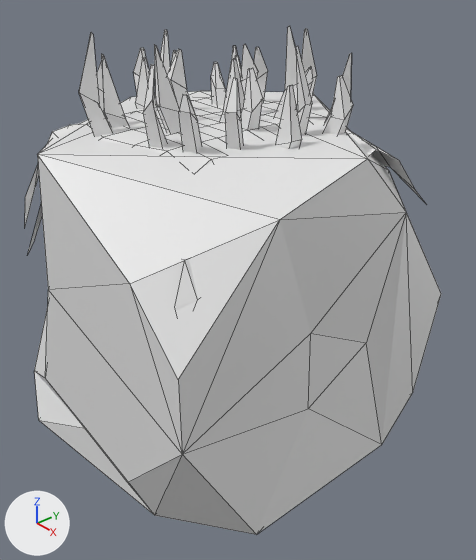
Before and after pictures for a commit that changed the Blender file Assets/Models/BlendFiles/Blocks.blend.
Camera for both pictures: a camera (50 mm lens) standing at (1.438, -1.149, 0.97) and looking at (0.085, 0.027, 0.028). Every picture has the same lights, and +X, +Y and +Z are marked at lower left. Mesh edges are drawn as thin lines. The same objects are shown in both versions, whatever each file hides.

Objects in the first picture: 'BlockEmpty', 'Grass'.
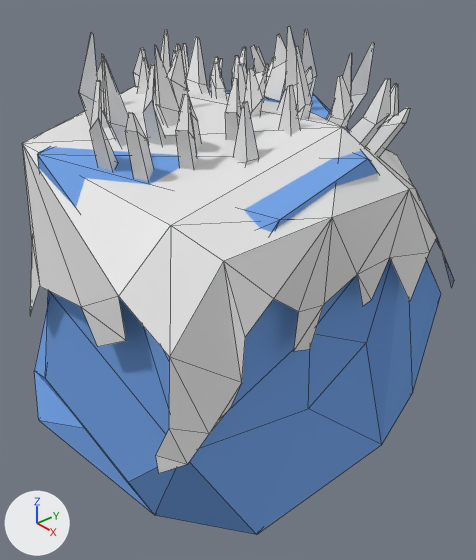
Diff of the bpy script that builds the scene:
```diff
--- a/Assets/Models/BlendFiles/Blocks.blend.py
+++ b/Assets/Models/BlendFiles/Blocks.blend.py
@@ me_cube_001 @@
 me_cube_001.from_pydata(...)  # 43 vertices, 66 faces; spans x -0.5..0.5, y -0.5..0.5, z -0.5..0.5
+me_cube_001.materials.append(mat_mat2)  # blue #76a5e7
@@ me_cube_002 @@
-me_cube_002.from_pydata(...)  # 426 vertices, 358 faces; spans x -0.565..0.46, y -0.534..0.488, z 0.176..0.752
+me_cube_002.from_pydata(...)  # 563 vertices, 503 faces; spans x -0.55..0.55, y -0.55..0.55, z -0.115..0.752
+# me_cube_002 part 1: the loose piece of 9 vertices spanning x -0.103..-0.062, y 0.203..0.286, z 0.46..0.668 is copied, and the copy is multiplied about its middle by the matrix ((0.871, 0.432, -0.236), (-0.38, 0.894, 0.236), (0.313, -0.116, 0.943)), then moved by (-0.031, 0.117, 0.026); it spans x -0.14..-0.067, y 0.305..0.408, z 0.485..0.689
+# me_cube_002 part 2: the loose piece of 12 vertices spanning x -0.359..-0.275, y -0.021..0.018, z 0.455..0.664 is copied, and the copy is multiplied about its middle by the matrix ((0.871, 0.432, -0.236), (-0.38, 0.894, 0.236), (0.313, -0.116, 0.943)), then moved by (-0.106, 0.231, -0.019); it spans x -0.472..-0.358, y 0.183..0.259, z 0.439..0.637
+# me_cube_002 part 3: the loose piece of 12 vertices spanning x -0.226..-0.139, y 0.226..0.295, z 0.449..0.624 is copied, and the copy is multiplied about its middle by the matrix ((0.871, 0.432, -0.236), (-0.38, 0.894, 0.236), (0.313, -0.116, 0.943)), then moved by (-0.005, 0.147, -0.006); it spans x -0.231..-0.137, y 0.353..0.461, z 0.443..0.601
+# me_cube_002 part 4: the loose piece of 12 vertices spanning x -0.283..-0.21, y 0.264..0.34, z 0.439..0.648 is copied, and the copy is multiplied about its middle by the matrix ((0.377, -0.896, -0.236), (0.916, 0.324, 0.236), (-0.135, -0.305, 0.943)), then moved by (-0.031, -0.124, 0.038); it spans x -0.31..-0.222, y 0.13..0.203, z 0.477..0.68
+# me_cube_002 part 5: the loose piece of 12 vertices spanning x -0.226..-0.139, y 0.226..0.295, z 0.449..0.624 is copied, and the copy is multiplied about its middle by the matrix ((0.948, 0.214, -0.236), (-0.158, 0.959, 0.236), (0.277, -0.186, 0.943)), then moved by (-0.174, 0.046, -0.016); it spans x -0.407..-0.301, y 0.254..0.355, z 0.435..0.591
+# me_cube_002 part 6: the loose piece of 12 vertices spanning x 0.025..0.085, y 0.241..0.33, z 0.449..0.624 is copied, and the copy is multiplied about its middle by the matrix ((0.56, 0.79, 0.25), (-0.827, 0.516, 0.223), (0.047, -0.332, 0.942)), then moved by (0.354, -0.051, -0.025); it spans x 0.354..0.467, y 0.196..0.265, z 0.423..0.584
+# me_cube_002 part 7: the loose piece of 12 vertices spanning x 0.091..0.177, y 0.003..0.041, z 0.455..0.664 is copied, and the copy is multiplied about its middle by the matrix ((0.938, -0.239, 0.25), (0.184, 0.957, 0.223), (-0.293, -0.163, 0.942)), then moved by (0.292, 0.13, 0.008); it spans x 0.368..0.472, y 0.11..0.182, z 0.463..0.665
+# me_cube_002 part 8: the loose piece of 9 vertices spanning x -0.017..0.022, y 0.328..0.407, z 0.445..0.719 is copied, and the copy is multiplied about its middle by the matrix ((0.946, 0.205, 0.25), (-0.262, 0.939, 0.223), (-0.189, -0.277, 0.942)), then moved by (0.159, 0.049, -0.018); it spans x 0.106..0.204, y 0.358..0.456, z 0.431..0.694
+# me_cube_002 part 9: the loose piece of 9 vertices spanning x -0.103..-0.062, y 0.203..0.286, z 0.46..0.668 is copied, and the copy is multiplied about its middle by the matrix ((-0.003, 0.968, 0.25), (-0.973, -0.06, 0.223), (0.231, -0.243, 0.942)), then moved by (0.417, 0.074, -0.045); it spans x 0.273..0.382, y 0.275..0.346, z 0.416..0.618
+# me_cube_002 part 10: the loose piece of 12 vertices spanning x 0.258..0.332, y -0.018..0.023, z 0.44..0.648 is copied, and the copy is moved by (0.007, -0.15, -0.016); it spans x 0.264..0.339, y -0.168..-0.127, z 0.424..0.632
+# me_cube_002 part 11: the loose piece of 12 vertices spanning x 0.147..0.22, y -0.249..-0.168, z 0.469..0.644 is copied, and the copy is moved by (0.007, -0.15, -0.016); it spans x 0.153..0.226, y -0.399..-0.318, z 0.453..0.628
+# me_cube_002 part 12: the loose piece of 12 vertices spanning x 0.064..0.135, y -0.288..-0.221, z 0.491..0.699 is copied, and the copy is moved by (0.007, -0.15, -0.016); it spans x 0.07..0.142, y -0.437..-0.371, z 0.475..0.683
+# me_cube_002 part 13: the loose piece of 9 vertices spanning x 0.213..0.261, y -0.145..-0.065, z 0.46..0.668 is copied, and the copy is moved by (0.007, -0.15, -0.016); it spans x 0.22..0.268, y -0.295..-0.215, z 0.444..0.652
+# me_cube_002 part 14: the loose piece of 12 vertices spanning x 0.002..0.059, y -0.195..-0.109, z 0.487..0.725 is copied, and the copy is moved by (0.007, -0.15, -0.016); it spans x 0.009..0.066, y -0.345..-0.259, z 0.471..0.709
+# me_cube_002 part 15: the loose piece of 141 vertices spanning x -0.565..0.46, y -0.534..0.488, z 0.176..0.51 is rebuilt with 74 vertices and now spans x -0.55..0.55, y -0.55..0.55, z -0.115..0.55
+# me_cube_002 part 16: 14 vertices moved from x -0.015..0.097, y 0.005..0.163, z 0.531..0.698 to x -0.008..0.085, y 0.049..0.198, z 0.555..0.693
+# me_cube_002 part 17: 12 vertices moved from x -0.283..-0.21, y 0.264..0.34, z 0.439..0.648 to x -0.308..-0.23, y 0.285..0.394, z 0.436..0.629
```

Where the change shows, as pixel boxes (x1, y1, x2, y2) in the pictures (476 x 560 px; the box of a moved part takes in the faces that stretch with it):
'BlockEmpty', recoloured (grey to blue): (34, 91, 441, 535) in both
'Grass', reshaped: before (25, 26, 424, 311); after (22, 26, 454, 473)
part 1 of me_cube_002, added: after (265, 34, 286, 101)
part 2 of me_cube_002, added: after (182, 44, 189, 90)
part 3 of me_cube_002, added: after (266, 57, 274, 86)
part 4 of me_cube_002, added: after (186, 37, 209, 93)
part 5 of me_cube_002, added: after (209, 57, 220, 91)
part 6 of me_cube_002, added: after (367, 108, 410, 157)
part 7 of me_cube_002, added: after (349, 78, 390, 147)
part 8 of me_cube_002, added: after (350, 42, 374, 117)
part 9 of me_cube_002, added: after (383, 83, 398, 124)
part 10 of me_cube_002, added: after (233, 101, 259, 165)
part 11 of me_cube_002, added: after (125, 112, 154, 182)
part 12 of me_cube_002, added: after (90, 80, 118, 171)
part 13 of me_cube_002, added: after (176, 94, 197, 170)
part 14 of me_cube_002, added: after (103, 58, 128, 147)
part 15 of me_cube_002, rebuilt: before (25, 96, 424, 311); after (22, 86, 454, 473)
part 16 of me_cube_002, moved or reshaped: before (220, 44, 258, 122); after (238, 45, 266, 106)
part 17 of me_cube_002, moved or reshaped: before (232, 46, 238, 59); after (239, 47, 246, 67)
